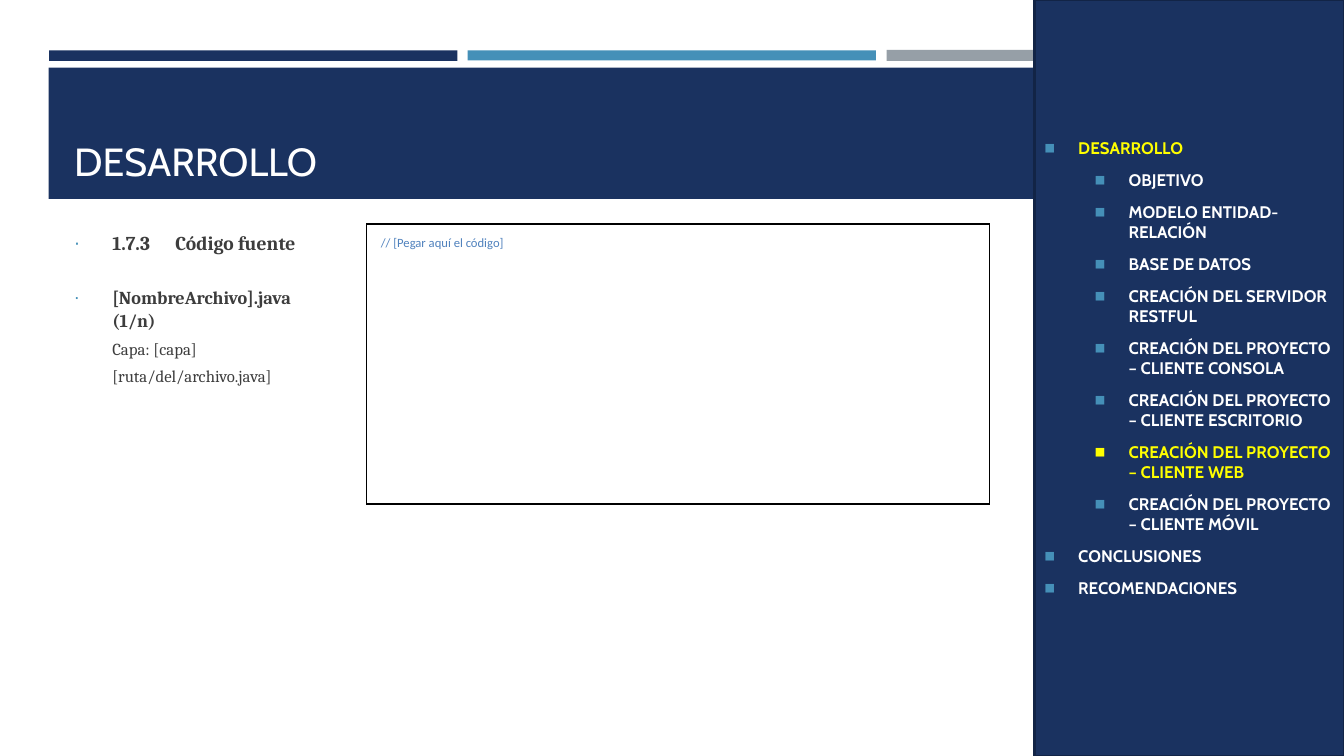
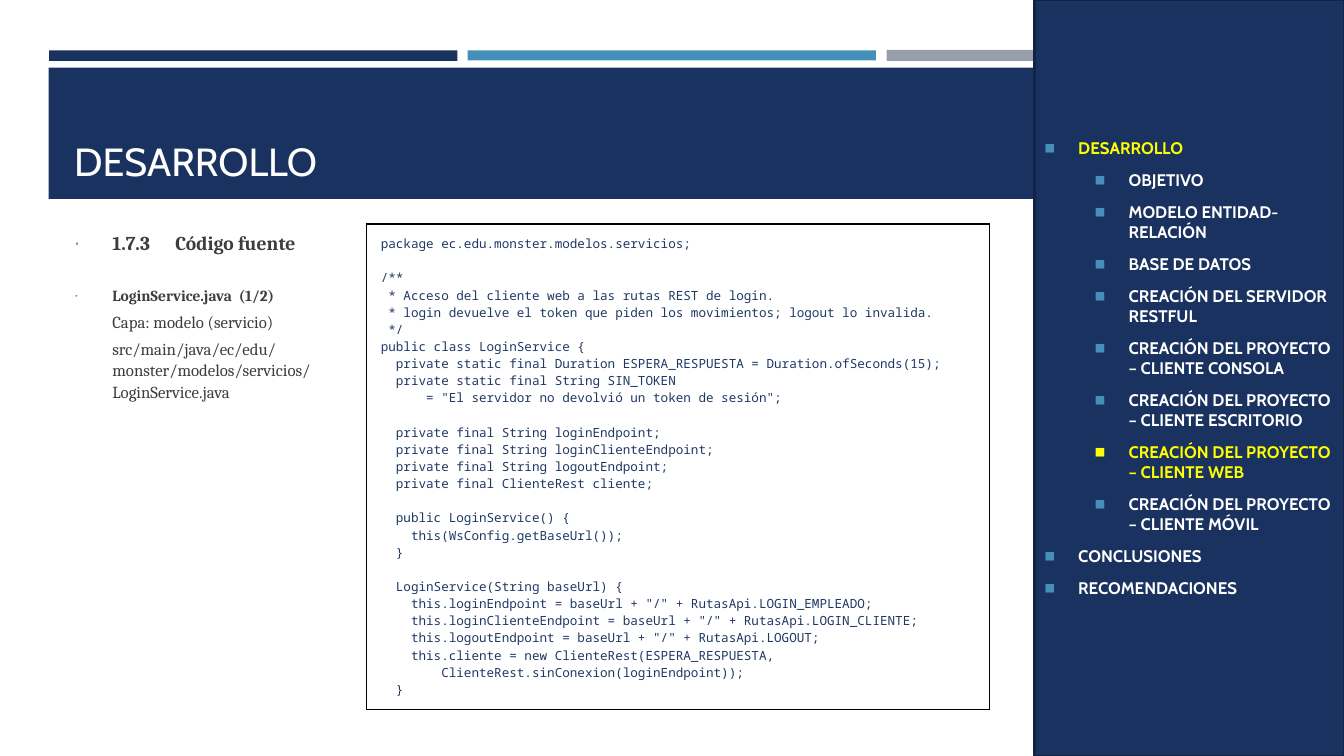
Before and after one commit to IMarcusDev/TI.1.3.-PAO202651_RESTFUL_JAVA_CONBDD_NRC36883_GR04, a slide deck: slide 25 of 05. DOCUMENTACION/PRESENTACION TI.1.3. RESTFUL con BDD en JAVA GR4.pptx (slide 23 before the commit). Drawn at 1344x756 pixels with LibreOffice and Linux fonts; fonts in the diff are those of the drawing. Boxes give left, top, right and bottom in pixels: in the first picture for what was removed or moved away, otherwise in the second. Text is boxed around its words. In the diff, an @@ line names an element or a change of style, - is before the commit and + after.

```diff
--- a/05. DOCUMENTACION/PRESENTACION TI.1.3. RESTFUL con BDD en JAVA GR4.pptx
+++ b/05. DOCUMENTACION/PRESENTACION TI.1.3. RESTFUL con BDD en JAVA GR4.pptx
@@ table at box(367, 224, 990, 684) @@
@@ row 1, column 1: "// [Pegar aquí el código]" to "package ec.edu.monster.modelos.servicios; / /** / * Acceso del cliente web a las rutas REST de login. / * login devuelve el token que piden los movimientos; logout lo invalida. / */ / public class LoginService { / private static final Duration ESPERA_RESPUESTA = Duration.ofSeconds(15); / private static final String SIN_TOKEN / = "El servidor no devolvió un token de sesión"; / private final String loginEndpoint; / private final String loginClienteEndpoint; / private final String logoutEndpoint; / private final ClienteRest cliente; / public LoginService() { / this(WsConfig.getBaseUrl()); / } / LoginService(String baseUrl) { / this.loginEndpoint = baseUrl + "/" + RutasApi.LOGIN_EMPLEADO; / this.loginClienteEndpoint = baseUrl + "/" + RutasApi.LOGIN_CLIENTE; / this.logoutEndpoint = baseUrl + "/" + RutasApi.LOGOUT; / this.cliente = new ClienteRest(ESPERA_RESPUESTA, / ClienteRest.sinConexion(loginEndpoint)); / }" @@
@@ text at box(112, 290, 310, 402): text changed @@
-∙ [NombreArchivo].java (1/n)
-Capa: [capa]
-[ruta/del/archivo.java]
+∙ LoginService.java (1/2)
+Capa: modelo (servicio)
+src/main/java/ec/edu/monster/modelos/servicios/LoginService.java
```
Also in this commit, not shown: 19 other slides changed, 4 slides added.
